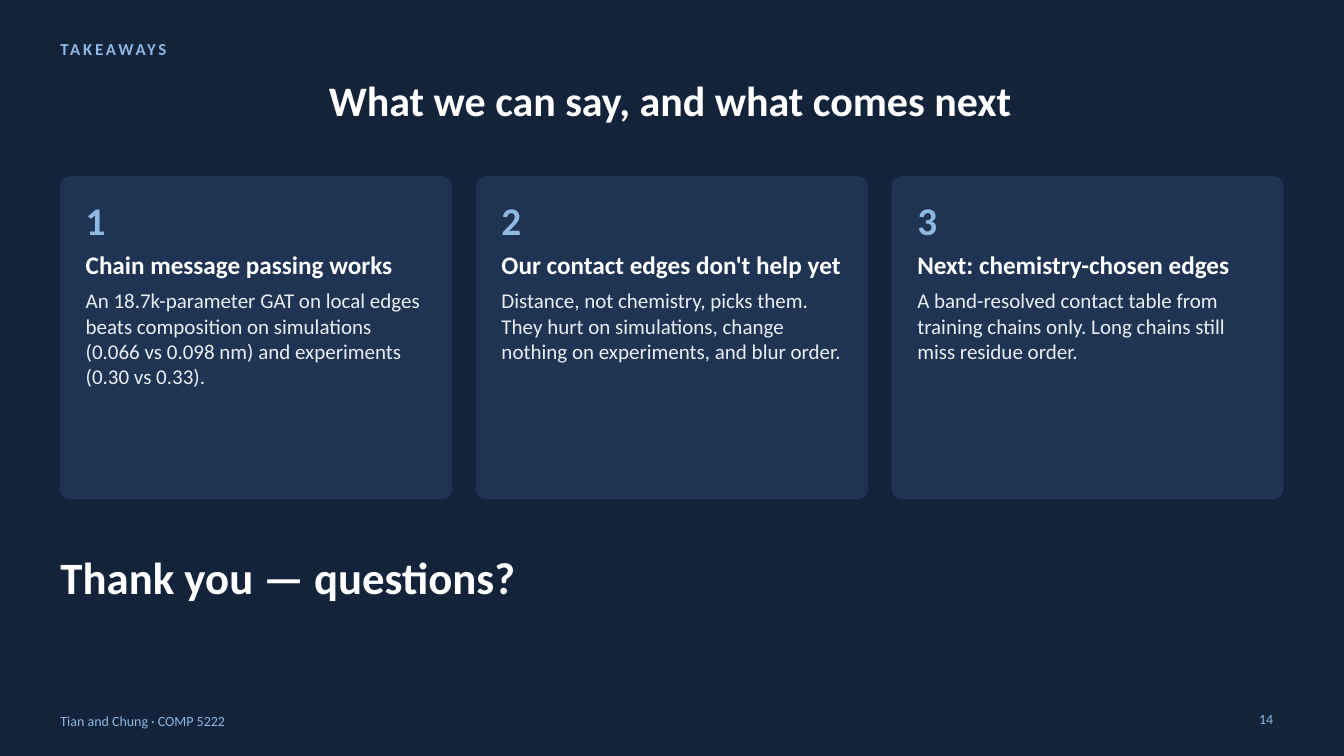
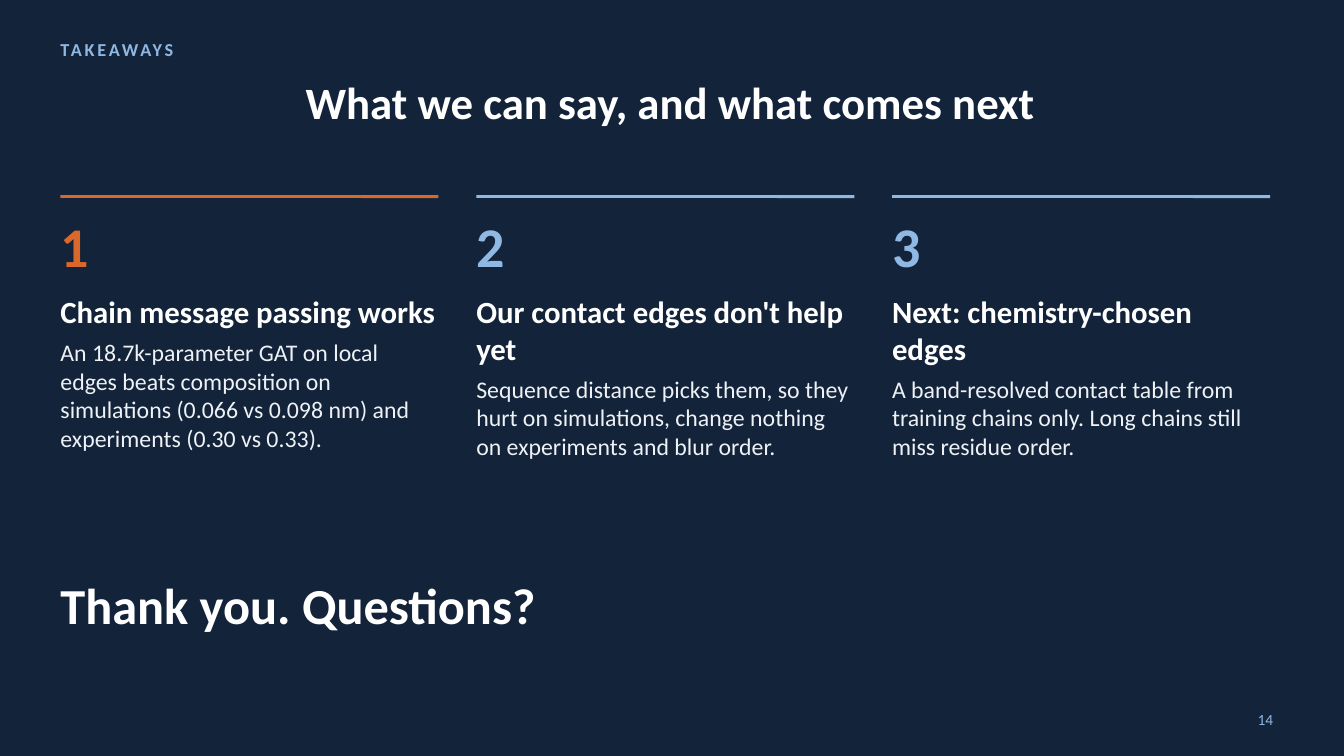
Before and after one commit to Andychung1229/claudev2, a slide deck: slide 14 of comp5222-presentation/ContactGAT_talk.pptx. Drawn at 1344x756 pixels with LibreOffice and Linux fonts; fonts in the diff are those of the drawing. Boxes give left, top, right and bottom in pixels: in the first picture for what was removed or moved away, otherwise in the second. Text is boxed around its words. In the diff, an @@ line names an element or a change of style, - is before the commit and + after.

```diff
--- a/comp5222-presentation/ContactGAT_talk.pptx
+++ b/comp5222-presentation/ContactGAT_talk.pptx
@@ text "TAKEAWAYS" at [60,38,1280,71]: size 12 to 13 pt @@
@@ title "What we can say, and ..." at [306,87,1034,126]: size 30 to 32 pt @@
@@ rounded rectangle removed at [60,176,452,499] @@
@@ rounded rectangle removed at [476,176,867,499] @@
@@ rounded rectangle removed at [892,176,1284,499] @@
@@ line added from (60, 197) to (439, 197), #D9692A 2 pt @@
@@ text at [86,209,106,235]: paragraph removed @@
-1
@@ line added from (476, 197) to (854, 197), #8FB8E3 2 pt @@
@@ text at [501,209,521,235]: paragraph removed @@
-2
@@ line added from (892, 197) to (1270, 197), #8FB8E3 2 pt @@
@@ text at [917,209,937,235]: paragraph removed @@
-3
@@ text added at [60,230,88,267], 40 pt, text #D9692A, bold @@
+1
@@ text added at [476,230,504,267], 40 pt, text #8FB8E3, bold @@
+2
@@ text added at [892,230,920,268], 40 pt, text #8FB8E3, bold @@
+3
@@ text "Chain message passing works": place and size @@
-text "Chain message passing works" at [86,209,420,387]
+text "Chain message passing works" at [60,301,435,451]
@@ text "Chain message passing works" at [60,301,435,451]: size 18 to 22 pt in "Chain message passing works"; size 15 to 17 pt, text colour #E9EEF3 to #EEF2F6 in "An 18.7k-parameter GAT on local edges beats ..." @@
@@ text "Our contact edges don't help ...": place and size @@
-text "Our contact edges don't help ..." at [501,209,841,363]
+text "Our contact edges don't help ..." at [476,301,848,459]
@@ text "Next: chemistry-chosen edges": place and size @@
-text "Next: chemistry-chosen edges" at [917,209,1230,359]
+text "Next: chemistry-chosen edges" at [892,301,1241,455]
@@ text "Next: chemistry-chosen edges" at [892,301,1241,455]: size 18 to 22 pt in "Next: chemistry-chosen edges"; size 15 to 17 pt, text colour #E9EEF3 to #EEF2F6 in "A band-resolved contact table from training chains ..." @@
@@ text at [476,301,843,365]: size 18 to 22 pt in "Our contact edges don't help yet" @@
@@ text at [476,381,848,459]: text changed; size 15 to 17 pt; text colour #E9EEF3 to #EEF2F6 @@
-Distance, not chemistry, picks them. They hurt on simulations, change nothing on experiments, and blur order.
+Sequence distance picks them, so they hurt on simulations, change nothing on experiments and blur order.
@@ text at [60,588,535,632]: text changed; size 32 to 36 pt @@
-Thank you — questions?
+Thank you. Questions?
@@ text removed at [60,716,225,729] @@
-Tian and Chung · COMP 5222
@@ page number at [1258,715,1274,725]: size 10 to 11 pt @@
```
Also in this commit, not shown: 13 other slides changed, 13 other files.
